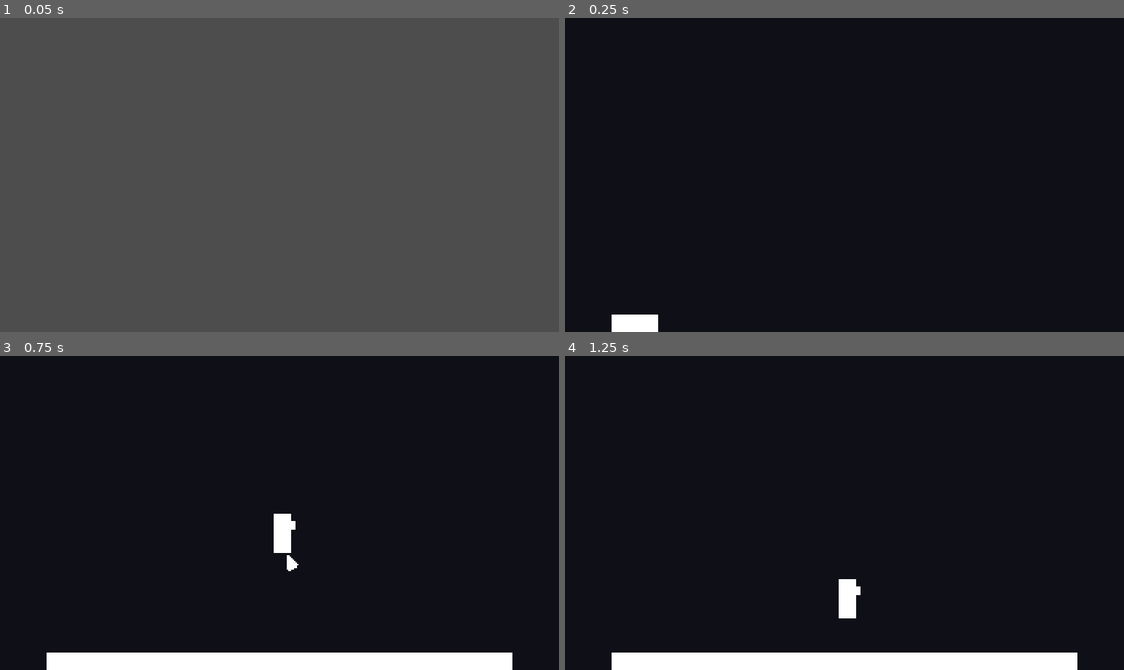
Above: before the commit, frames 1-4 (two rows, left to right).
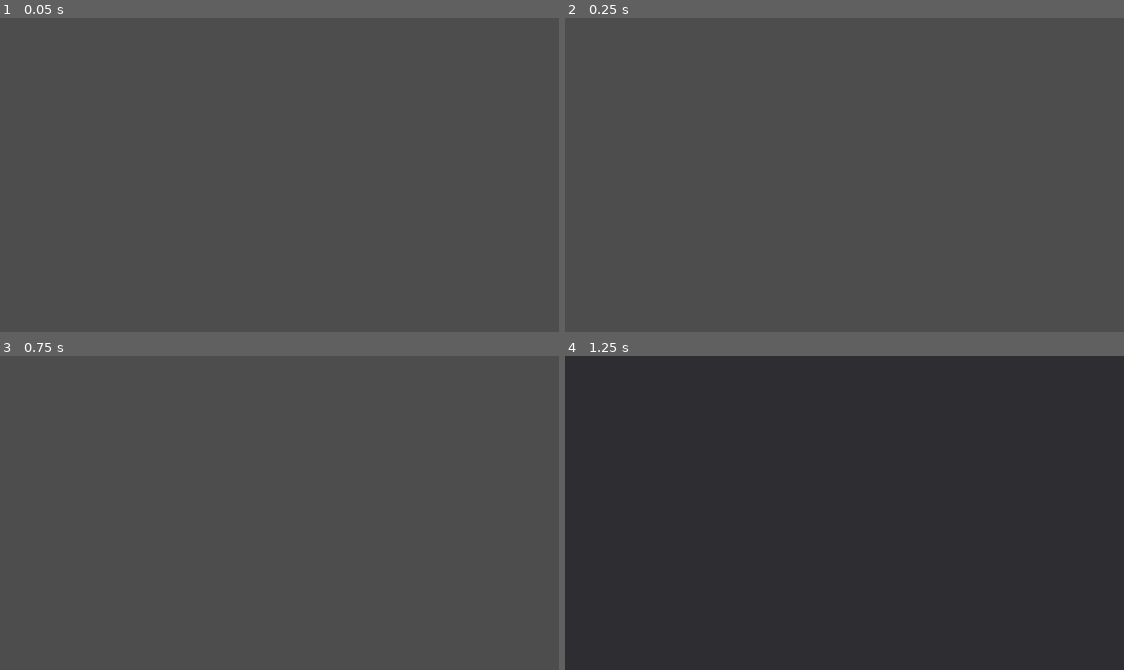
Above: after the commit, the same moments.

Repository: kuma-gee/my-first-game
Game: Godot game, scene res://game.tscn
The game is run twice, just before and just after one commit, with the same random seed, the same clock (stepped at 60 frames per second) and the same inputs. Sound files missing from this copy of the repository are replaced by a short silence.
Inputs:
- Up to frame 1 (0.05 s): no input
- Up to frame 2 (0.25 s): no input
- Up to frame 3 (0.75 s): hold D (move_right) from 0.53 s (still down)
- Up to frame 4 (1.25 s): keep holding D (move_right); tap Space (jump) at 0.77 s

Frame 1 is identical in both runs. In frame 2, 100% of the frame differs, in the area x 0-100%, y 0-100%; in frame 3, 100%; in frame 4, 100%.

Commit message:
fix: reset number of restarts to zero

Diff:
--- a/GameManager.gd
+++ b/GameManager.gd
@@ -1,6 +1,6 @@
 extends Node
 
-var restarts = 7
+var restarts = 0
 
 func unlocked_better_graphics():
 	return restarts > 7
